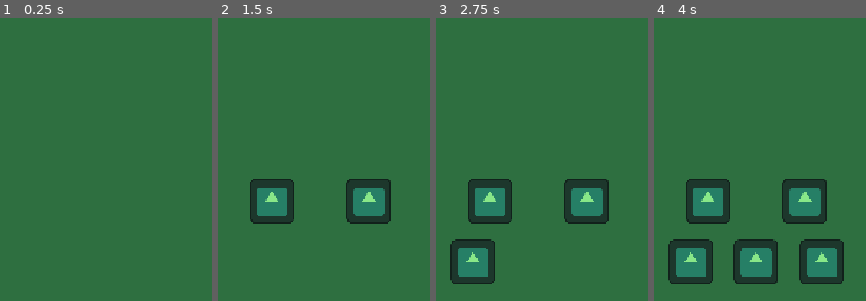
Above: before the commit, frames 1-4 (left to right).
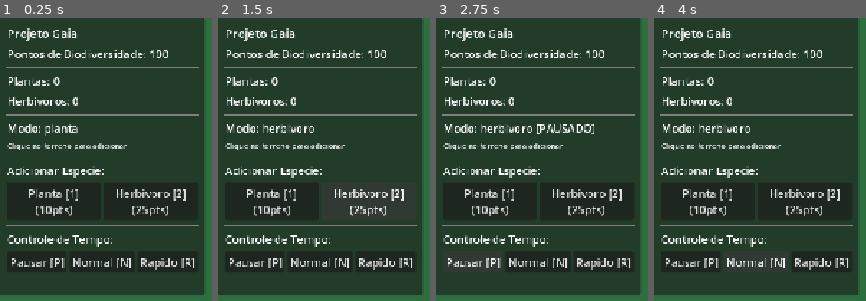
Above: after the commit, the same moments.

Repository: VitorCruz78/Projeto-GAIA
Game: Godot game, scene res://fase_1.tscn
The game is run twice, just before and just after one commit, with the same random seed, the same clock (stepped at 60 frames per second) and the same inputs. The engine's default icon, where the game draws it, is replaced by a stand-in: a white triangle on a blue panel in a dark square.
Inputs (mouse positions are in pixels of both pictures, inside the frame that each line leads up to):
- Up to frame 1 (0.25 s): no input
- Up to frame 2 (1.5 s): click (271, 201) at 0.5 s, where only the run after the commit has a clickable "Planta [1] (10pts)"; click (368, 201) at 1.25 s, where only the run after the commit has a clickable "Herbivoro [2] (25pts)"
- Up to frame 3 (2.75 s): click (472, 261) at 2 s, where only the run after the commit has a clickable "Pausar [P]"
- Up to frame 4 (4 s): click (821, 261) at 2.75 s, where only the run after the commit has a clickable "Rapido [R]"; click (755, 261) at 3.5 s, where only the run after the commit has a clickable "Normal [N]"

The runs differ from the first frame. In frame 1, 94% of the frame differs, in the area x 0-97%, y 0-98%; in frame 2, 91%; in frame 3, 90%; in frame 4, 87%.

Commit message:
feat: implementa protótipo jogável (~30% GDD) - UI, sistema de tempo, herbívoro melhorado
Agent-Logs-Url: https://github.com/VitorCruz78/Projeto-GAIA/sessions/574e0ccc-8b04-4658-ab19-d806675c0194

Co-authored-by: VitorCruz78 <122692132+VitorCruz78@users.noreply.github.com>

Diff:
--- a/fase_1.gd
+++ b/fase_1.gd
@@ -1,32 +1,103 @@
 extends Node2D
 
 const PLANTA_CENA = preload("res://planta_carvalho.tscn")
-const HERBIVORO_CENA = preload("res://herbivoro_coelho.tscn") # Nova linha
+const HERBIVORO_CENA = preload("res://herbivoro_coelho.tscn")
 
-var tipo_selecionado = "planta" # Variável para saber o que colocar
+var tipo_selecionado: String = "planta"
 var pontos_biodiversidade: int = 100
 
-func _input(event):
-	# Alternar seleção
-	if Input.is_key_pressed(KEY_1): tipo_selecionado = "planta"
-	if Input.is_key_pressed(KEY_2): tipo_selecionado = "herbivoro"
+@onready var label_pontos: Label = $UI_Layer/PainelUI/Margin/VBox/LabelPontos
+@onready var label_plantas: Label = $UI_Layer/PainelUI/Margin/VBox/LabelPlantas
+@onready var label_herbivoros: Label = $UI_Layer/PainelUI/Margin/VBox/LabelHerbivoros
+@onready var label_modo: Label = $UI_Layer/PainelUI/Margin/VBox/LabelModo
+@onready var organismos: Node2D = $Organismos
 
-	if event is InputEventMouseButton and event.pressed and event.button_index == MOUSE_BUTTON_LEFT:
-		spawn_organismo(event.position)
+func _ready() -> void:
+	# Processa mesmo com a arvore pausada para manter a UI responsiva
+	process_mode = Node.PROCESS_MODE_ALWAYS
+	atualizar_ui()
 
-func spawn_organismo(posicao):
-	var nova_instancia = null
-	var custo = 0
+func _process(_delta: float) -> void:
+	atualizar_ui()
 
-	if tipo_selecionado == "planta":
-		nova_instancia = PLANTA_CENA.instantiate()
-		custo = 10
-	elif tipo_selecionado == "herbivoro":
-		nova_instancia = HERBIVORO_CENA.instantiate()
-		custo = 25 # Herbívoros são mais caros no GDD
+# Usa _unhandled_input para nao conflitar com cliques nos botoes da UI
+func _unhandled_input(event: InputEvent) -> void:
+	if event is InputEventKey and event.pressed and not event.echo:
+		match event.keycode:
+			KEY_1:
+				tipo_selecionado = "planta"
+			KEY_2:
+				tipo_selecionado = "herbivoro"
+			KEY_P:
+				_on_botao_pausar_pressed()
+			KEY_N:
+				_on_botao_normal_pressed()
+			KEY_R:
+				_on_botao_rapido_pressed()
 
-	if pontos_biodiversidade >= custo:
-		pontos_biodiversidade -= custo
-		nova_instancia.position = posicao
-		$Organismos.add_child(nova_instancia)
-		print("Criado: ", tipo_selecionado, " | Pontos: ", pontos_biodiversidade)
+	if event is InputEventMouseButton:
+		if event.pressed and event.button_index == MOUSE_BUTTON_LEFT:
+			spawn_organismo(event.position)
+
+func spawn_organismo(posicao: Vector2) -> void:
+	var nova_instancia: Node = null
+	var custo: int = 0
+
+	match tipo_selecionado:
+		"planta":
+			nova_instancia = PLANTA_CENA.instantiate()
+			custo = 10
+		"herbivoro":
+			nova_instancia = HERBIVORO_CENA.instantiate()
+			custo = 25
+
+	if nova_instancia == null:
+		return
+
+	if pontos_biodiversidade < custo:
+		nova_instancia.free()
+		print("Pontos insuficientes para adicionar: ", tipo_selecionado)
+		return
+
+	pontos_biodiversidade -= custo
+	nova_instancia.position = posicao
+	organismos.add_child(nova_instancia)
+
+# --- Callbacks dos botoes de especie ---
+
+func _on_botao_planta_pressed() -> void:
+	tipo_selecionado = "planta"
+
+func _on_botao_herbivoro_pressed() -> void:
+	tipo_selecionado = "herbivoro"
+
+# --- Callbacks do sistema de tempo ---
+
+func _on_botao_pausar_pressed() -> void:
+	get_tree().paused = not get_tree().paused
+
+func _on_botao_normal_pressed() -> void:
+	Engine.time_scale = 1.0
+	get_tree().paused = false
+
+func _on_botao_rapido_pressed() -> void:
+	Engine.time_scale = 3.0
+	get_tree().paused = false
+
+# --- Atualizacao da UI ---
+
+func atualizar_ui() -> void:
+	var num_plantas: int = get_tree().get_nodes_in_group("comida").size()
+	var num_herbivoros: int = get_tree().get_nodes_in_group("herbivoros").size()
+
+	label_pontos.text = "Pontos de Biodiversidade: %d" % pontos_biodiversidade
+	label_plantas.text = "Plantas: %d" % num_plantas
+	label_herbivoros.text = "Herbivoros: %d" % num_herbivoros
+
+	var status_tempo: String = ""
+	if get_tree().paused:
+		status_tempo = " [PAUSADO]"
+	elif Engine.time_scale > 1.0:
+		status_tempo = " [x%.0f]" % Engine.time_scale
+
+	label_modo.text = "Modo: %s%s" % [tipo_selecionado, status_tempo]
--- a/fase_1.tscn
+++ b/fase_1.tscn
@@ -15,4 +15,108 @@
 
 [node name="Organismos" type="Node2D" parent="." unique_id=210470004]
 
-[node name="UI" type="Node2D" parent="." unique_id=2104938376]
+[node name="UI_Layer" type="CanvasLayer" parent="." unique_id=3000000001]
+process_mode = 3
+
+[node name="PainelUI" type="Panel" parent="UI_Layer" unique_id=3000000002]
+offset_right = 295.0
+offset_bottom = 400.0
+
+[node name="Margin" type="MarginContainer" parent="UI_Layer/PainelUI" unique_id=3000000003]
+layout_mode = 1
+anchors_preset = 15
+anchor_right = 1.0
+anchor_bottom = 1.0
+theme_override_constants/margin_left = 10
+theme_override_constants/margin_top = 10
+theme_override_constants/margin_right = 10
+theme_override_constants/margin_bottom = 10
+
+[node name="VBox" type="VBoxContainer" parent="UI_Layer/PainelUI/Margin" unique_id=3000000004]
+layout_mode = 2
+theme_override_constants/separation = 6
+
+[node name="Titulo" type="Label" parent="UI_Layer/PainelUI/Margin/VBox" unique_id=3000000005]
+layout_mode = 2
+text = "Projeto Gaia"
+theme_override_font_sizes/font_size = 17
+
+[node name="LabelPontos" type="Label" parent="UI_Layer/PainelUI/Margin/VBox" unique_id=3000000006]
+layout_mode = 2
+text = "Pontos de Biodiversidade: 100"
+
+[node name="Sep0" type="HSeparator" parent="UI_Layer/PainelUI/Margin/VBox" unique_id=3000000007]
+layout_mode = 2
+
+[node name="LabelPlantas" type="Label" parent="UI_Layer/PainelUI/Margin/VBox" unique_id=3000000008]
+layout_mode = 2
+text = "Plantas: 0"
+
+[node name="LabelHerbivoros" type="Label" parent="UI_Layer/PainelUI/Margin/VBox" unique_id=3000000009]
+layout_mode = 2
+text = "Herbivoros: 0"
+
+[node name="Sep1" type="HSeparator" parent="UI_Layer/PainelUI/Margin/VBox" unique_id=3000000010]
+layout_mode = 2
+
+[node name="LabelModo" type="Label" parent="UI_Layer/PainelUI/Margin/VBox" unique_id=3000000011]
+layout_mode = 2
+text = "Modo: planta"
+
+[node name="LabelDica" type="Label" parent="UI_Layer/PainelUI/Margin/VBox" unique_id=3000000012]
+layout_mode = 2
+text = "Clique no terreno para adicionar"
+theme_override_font_sizes/font_size = 11
+
+[node name="Sep2" type="HSeparator" parent="UI_Layer/PainelUI/Margin/VBox" unique_id=3000000013]
+layout_mode = 2
+
+[node name="LabelEspecie" type="Label" parent="UI_Layer/PainelUI/Margin/VBox" unique_id=3000000014]
+layout_mode = 2
+text = "Adicionar Especie:"
+
+[node name="HBoxEspecies" type="HBoxContainer" parent="UI_Layer/PainelUI/Margin/VBox" unique_id=3000000015]
+layout_mode = 2
+
+[node name="BotaoPlanta" type="Button" parent="UI_Layer/PainelUI/Margin/VBox/HBoxEspecies" unique_id=3000000016]
+layout_mode = 2
+size_flags_horizontal = 3
+text = "Planta [1]
+(10pts)"
+
+[node name="BotaoHerbivoro" type="Button" parent="UI_Layer/PainelUI/Margin/VBox/HBoxEspecies" unique_id=3000000017]
+layout_mode = 2
+size_flags_horizontal = 3
+text = "Herbivoro [2]
+(25pts)"
+
+[node name="Sep3" type="HSeparator" parent="UI_Layer/PainelUI/Margin/VBox" unique_id=3000000018]
+layout_mode = 2
+
+[node name="LabelTempo" type="Label" parent="UI_Layer/PainelUI/Margin/VBox" unique_id=3000000019]
+layout_mode = 2
+text = "Controle de Tempo:"
+
+[node name="HBoxTempo" type="HBoxContainer" parent="UI_Layer/PainelUI/Margin/VBox" unique_id=3000000020]
+layout_mode = 2
+
+[node name="BotaoPausar" type="Button" parent="UI_Layer/PainelUI/Margin/VBox/HBoxTempo" unique_id=3000000021]
+layout_mode = 2
+size_flags_horizontal = 3
+text = "Pausar [P]"
+
+[node name="BotaoNormal" type="Button" parent="UI_Layer/PainelUI/Margin/VBox/HBoxTempo" unique_id=3000000022]
+layout_mode = 2
+size_flags_horizontal = 3
+text = "Normal [N]"
+
+[node name="BotaoRapido" type="Button" parent="UI_Layer/PainelUI/Margin/VBox/HBoxTempo" unique_id=3000000023]
+layout_mode = 2
+size_flags_horizontal = 3
+text = "Rapido [R]"
+
+[connection signal="pressed" from="UI_Layer/PainelUI/Margin/VBox/HBoxEspecies/BotaoPlanta" to="." method="_on_botao_planta_pressed"]
+[connection signal="pressed" from="UI_Layer/PainelUI/Margin/VBox/HBoxEspecies/BotaoHerbivoro" to="." method="_on_botao_herbivoro_pressed"]
+[connection signal="pressed" from="UI_Layer/PainelUI/Margin/VBox/HBoxTempo/BotaoPausar" to="." method="_on_botao_pausar_pressed"]
+[connection signal="pressed" from="UI_Layer/PainelUI/Margin/VBox/HBoxTempo/BotaoNormal" to="." method="_on_botao_normal_pressed"]
+[connection signal="pressed" from="UI_Layer/PainelUI/Margin/VBox/HBoxTempo/BotaoRapido" to="." method="_on_botao_rapido_pressed"]
--- a/herbivoro_coelho.gd
+++ b/herbivoro_coelho.gd
@@ -1,31 +1,72 @@
 extends Area2D
 
+const LIMITE_X_MIN: float = 20.0
+const LIMITE_X_MAX: float = 1132.0
+const LIMITE_Y_MIN: float = 20.0
+const LIMITE_Y_MAX: float = 628.0
+
 @export var velocidade: float = 80.0
-var alvo_comida = null
+@export var velocidade_vagando_fator: float = 0.4
+@export var fome_maxima: float = 20.0
 
-func _ready():
+var alvo_comida: Node2D = null
+var fome: float = 0.0
+var direcao_vagando: Vector2 = Vector2.ZERO
+var tempo_troca_direcao: float = 0.0
+
+func _ready() -> void:
 	add_to_group("herbivoros")
+	direcao_vagando = Vector2(randf_range(-1.0, 1.0), randf_range(-1.0, 1.0)).normalized()
+	tempo_troca_direcao = randf_range(1.0, 3.0)
 	escolher_alvo()
 
-func _process(delta):
+func _process(delta: float) -> void:
+	fome += delta
+	if fome >= fome_maxima:
+		morrer()
+		return
+
 	if alvo_comida and is_instance_valid(alvo_comida):
-		# Move o coelho em direção à planta
-		var direcao = (alvo_comida.global_position - global_position).normalized()
+		var direcao: Vector2 = (alvo_comida.global_position - global_position).normalized()
 		global_position += direcao * velocidade * delta
-
-		# Se chegar muito perto, "come" a planta
-		if global_position.distance_to(alvo_comida.global_position) < 10:
+		if global_position.distance_to(alvo_comida.global_position) < 15.0:
 			comer()
 	else:
 		escolher_alvo()
+		_vagar(delta)
 
-func escolher_alvo():
-	# Procura todas as plantas na cena
-	var plantas = get_tree().get_nodes_in_group("comida")
-	if plantas.size() > 0:
-		alvo_comida = plantas[0] # Foca na primeira planta que encontrar
+func _vagar(delta: float) -> void:
+	tempo_troca_direcao -= delta
+	if tempo_troca_direcao <= 0.0:
+		direcao_vagando = Vector2(randf_range(-1.0, 1.0), randf_range(-1.0, 1.0)).normalized()
+		tempo_troca_direcao = randf_range(1.5, 4.0)
 
-func comer():
-	alvo_comida.queue_free() # Remove a planta do jogo
+	global_position += direcao_vagando * (velocidade * velocidade_vagando_fator) * delta
+	# Mantém o herbívoro dentro dos limites do cenário
+	global_position.x = clampf(global_position.x, LIMITE_X_MIN, LIMITE_X_MAX)
+	global_position.y = clampf(global_position.y, LIMITE_Y_MIN, LIMITE_Y_MAX)
+
+func escolher_alvo() -> void:
+	var plantas: Array = get_tree().get_nodes_in_group("comida")
+	if plantas.is_empty():
+		alvo_comida = null
+		return
+
+	var mais_perto: Node2D = null
+	var menor_distancia: float = INF
+	for planta in plantas:
+		if is_instance_valid(planta):
+			var dist: float = global_position.distance_to(planta.global_position)
+			if dist < menor_distancia:
+				menor_distancia = dist
+				mais_perto = planta
+	alvo_comida = mais_perto
+
+func comer() -> void:
+	fome = 0.0
+	if alvo_comida and is_instance_valid(alvo_comida):
+		alvo_comida.queue_free()
 	alvo_comida = null
-	print("O herbívoro comeu uma planta!")
+
+func morrer() -> void:
+	queue_free()
Not shown, changed: README.md
Not shown, added: assets/.gitkeep
Not shown, added: scenes/.gitkeep
Not shown, added: scripts/.gitkeep
Not shown, added: systems/.gitkeep
